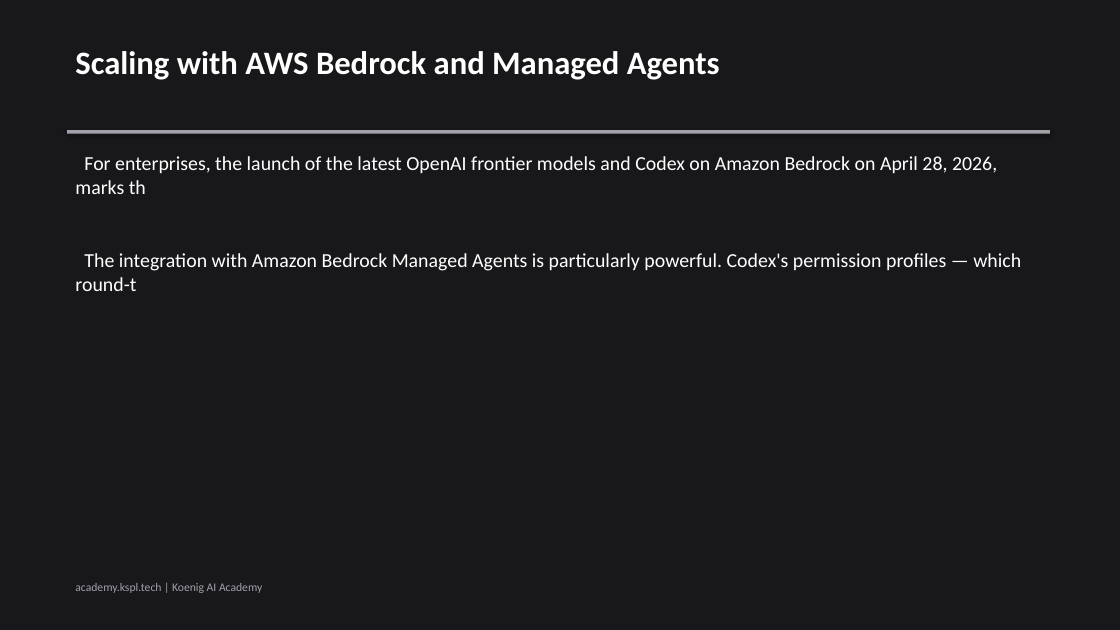
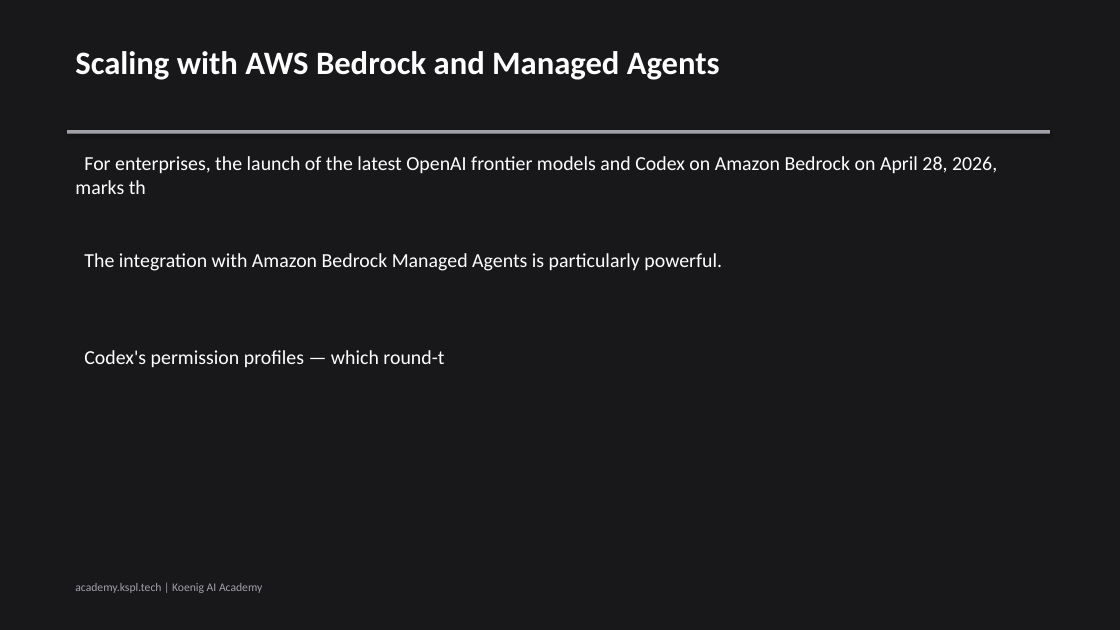
Before and after one commit to Koenig-Solutions-Private-Limited/koenig-ai-org, a slide deck: slide 6 of vault/blogs/2026-04-30-gpt-5-5-in-codex/slides.pptx. Drawn at 1120x630 pixels with LibreOffice and Linux fonts; fonts in the diff are those of the drawing. Boxes give left, top, right and bottom in pixels: in the first picture for what was removed or moved away, otherwise in the second. Text is boxed around its words. In the diff, an @@ line names an element or a change of style, - is before the commit and + after.

```diff
--- a/vault/blogs/2026-04-30-gpt-5-5-in-codex/slides.pptx
+++ b/vault/blogs/2026-04-30-gpt-5-5-in-codex/slides.pptx
@@ text at (84,253,722,271): text changed @@
-The integration with Amazon Bedrock Managed Agents is particularly powerful. Codex's permission profiles — which round-t
+The integration with Amazon Bedrock Managed Agents is particularly powerful.
@@ text added at (84,350,444,368), 17 pt, text #FFFFFF @@
+Codex's permission profiles — which round-t
```
Also in this commit, not shown: 1 other slide changed, 9 other files.
